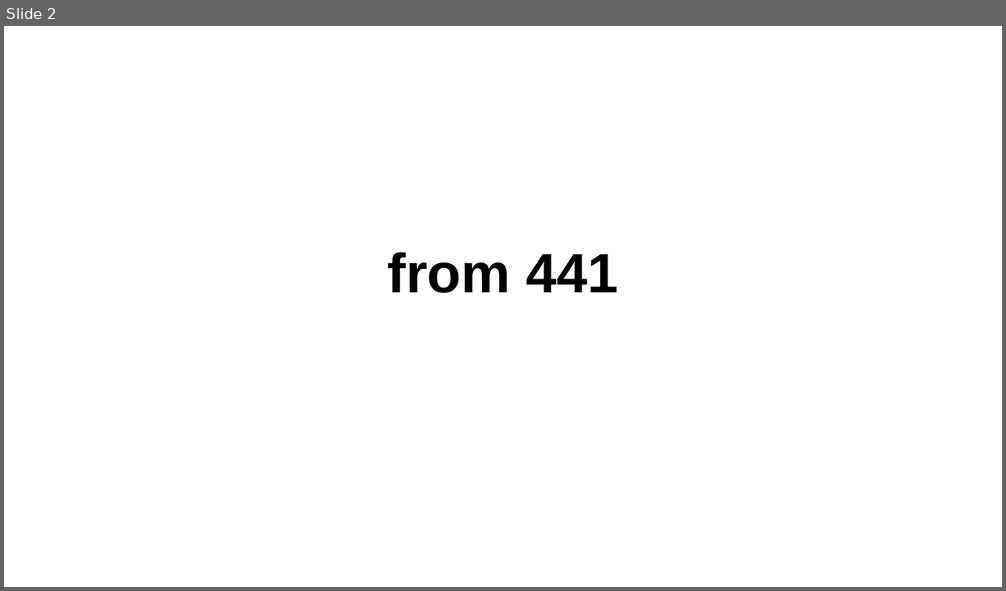
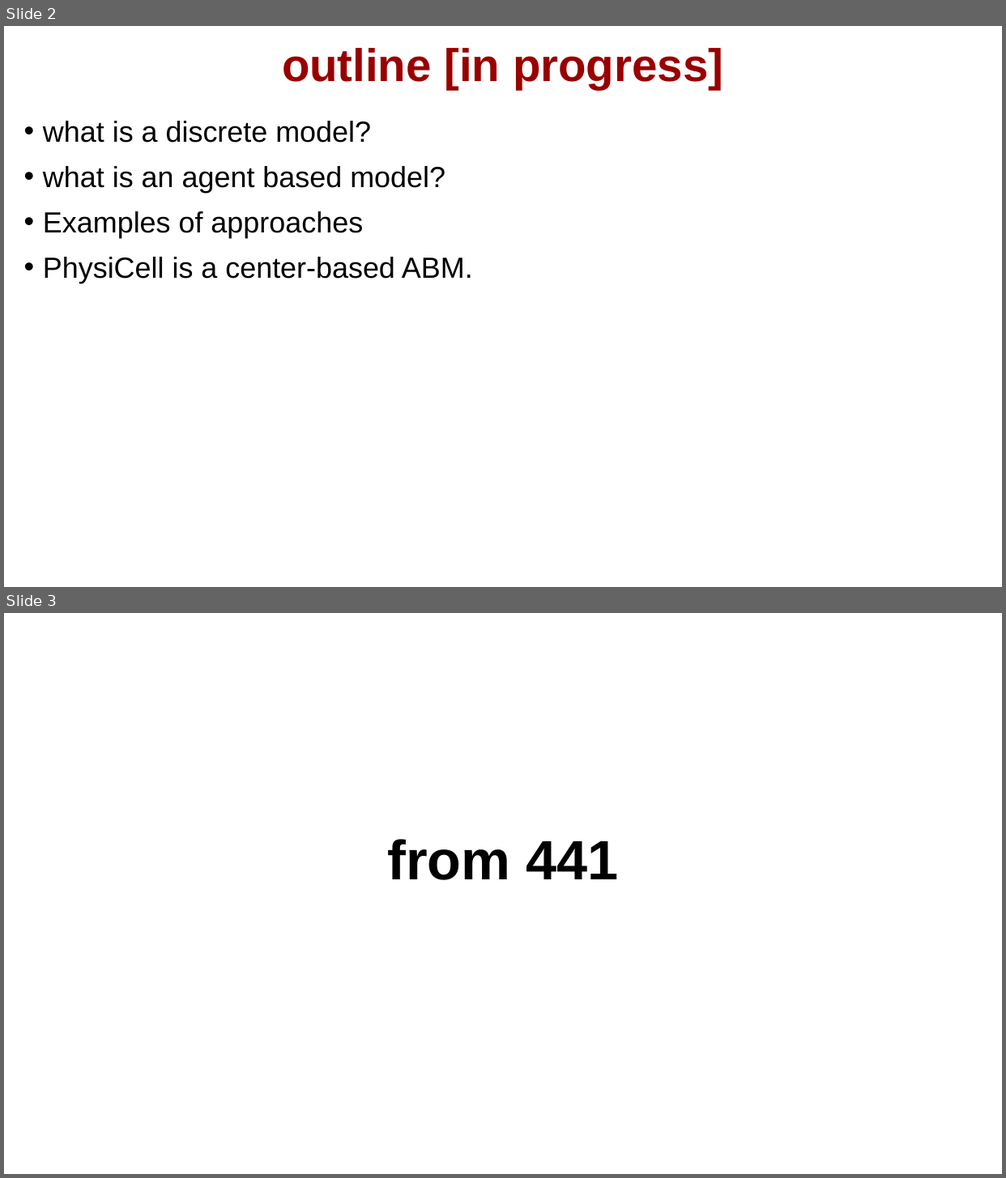
Before and after one commit to physicell-training/03-What-is-ABM, a slide deck: pptx_source/03-What-is-ABM.pptx. Shown one above the other, each under a label of ours: slide 2 before the commit, slides 2 and 3 after it. The pictures are 1006x591 and 1006x1178 pixels, drawn with LibreOffice and Linux fonts; fonts in the diff are those of the drawing; background and template pictures are left out. Boxes give left, top, right and bottom in pixels: in the first picture for what was removed or moved away, otherwise in the second. Text is boxed around its words. In the diff, an @@ line names an element or a change of style, - is before the commit and + after.

```diff
--- a/pptx_source/03-What-is-ABM.pptx
+++ b/pptx_source/03-What-is-ABM.pptx
@@ slide 2 added at (4,26,1002,587), background #FFFFFF @@
@@ title added at (282,48,723,89), 33 pt, text #990000, bold @@
+outline [in progress]
@@ text added at (43,121,473,284), 21 pt, text #000000 @@
+• what is a discrete model?
+• what is an agent based model?
+• Examples of approaches
+• PhysiCell is a center-based ABM.
@@ what was slide 2 is now slide 3 @@
```
Also in this commit, not shown: 1 slide changed.
